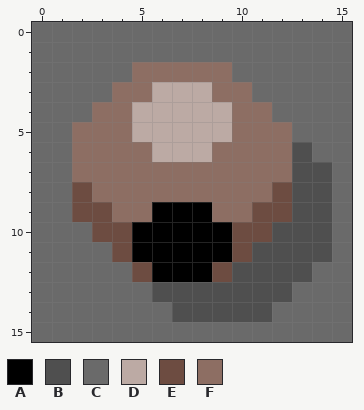
Edited in one commit: pixel-art file (Assets/Art/UI/Icons/Item Icons/Quest Items/Icon_HermitShell.aseprite). The picture above was drawn from the file before the commit.
16x16 pixels, 1 frame. Colours within 5 levels of each other are drawn and written as one.
Visible layers, top first: "Item", "Shadow", "Background".
Palette (. is transparent): A #000000  B #4f4f4f  C #6a6a6a  D #bcaaa4  E #6d4c41  F #8d6e63
Pixels before, first column x 0:
 0 CCCCCCCCCCCCCCCC
 1 CCCCCCCCCCCCCCCC
 2 CCCCCFFFFFCCCCCC
 3 CCCCFFDDDFFCCCCC
 4 CCCFFDDDDDFFCCCC
 5 CCFFFDDDDDFFFCCC
 6 CCFFFFDDDFFFFBCC
 7 CCFFFFFFFFFFFBBC
 8 CCEFFFFFFFFFEBBC
 9 CCEEFFAAAFFEEBBC
10 CCCEEAAAAAEEBBBC
11 CCCCEAAAAAEBBBBC
12 CCCCCEAAAEBBBBCC
13 CCCCCCBBBBBBBCCC
14 CCCCCCCBBBBBCCCC
15 CCCCCCCCCCCCCCCC
Once edited:
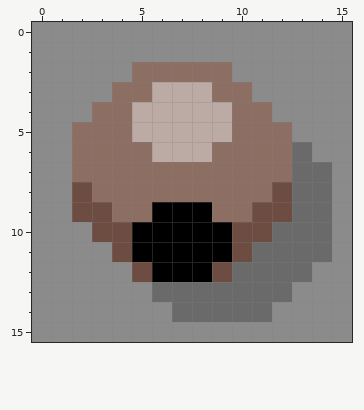
Difference:
Colour B changes from #4f4f4f to #6a6a6a.
Colour C changes from #6a6a6a to #8b8b8b.
Where, in picture pixels (left, top, right, bottom), the same in both pictures:
changed: (32, 22, 352, 342)
